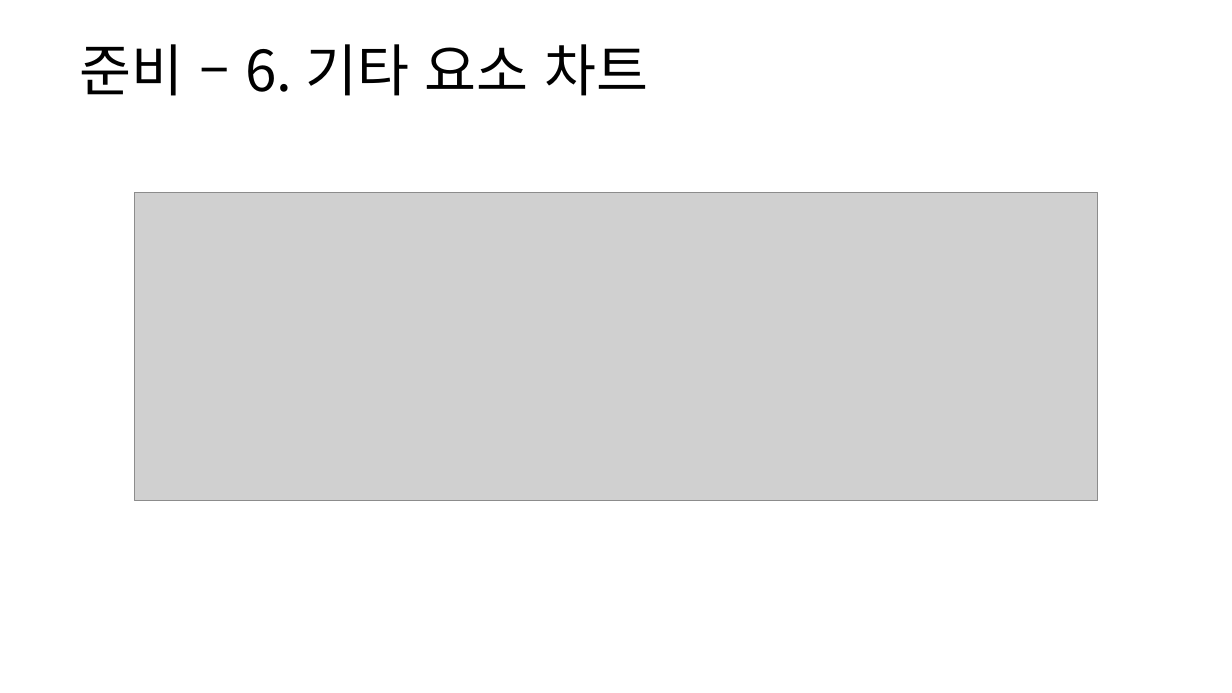
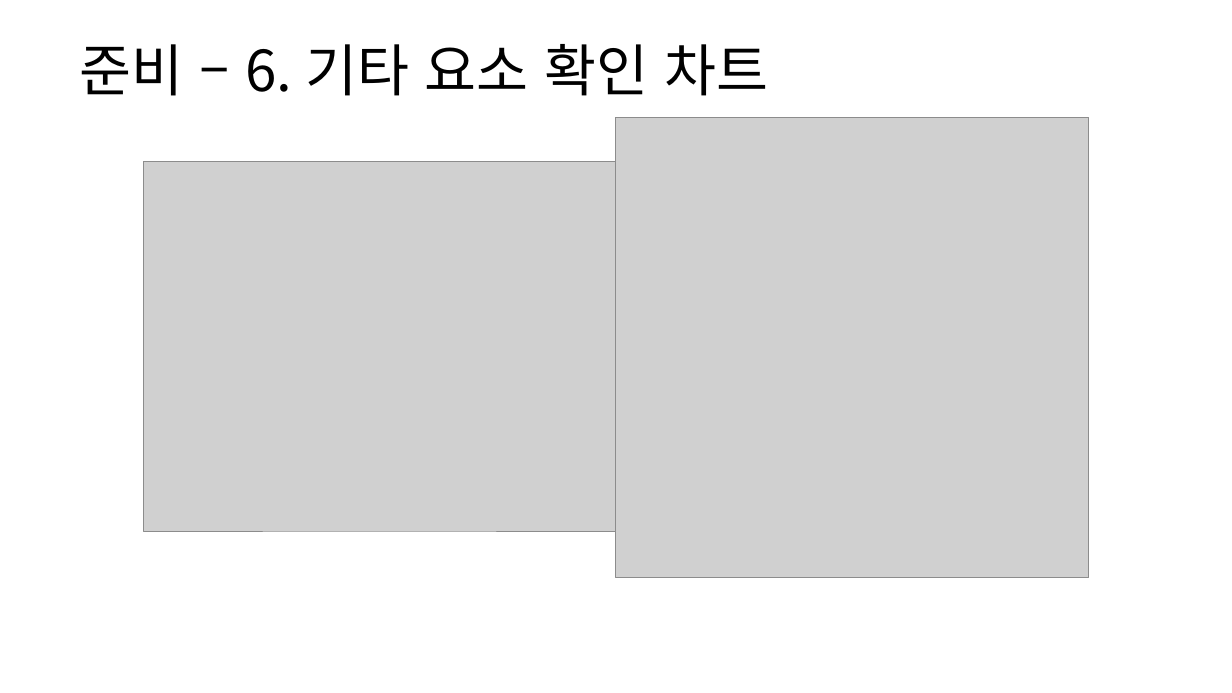
Before and after one commit to yjk0401/unityenginebasic_9th, a slide deck: slide 24 of 기획/방랑엽사전/스킬 시스템 기획서.pptx. Drawn at 1232x693 pixels with LibreOffice and Linux fonts; fonts in the diff are those of the drawing; grey boxes stand for pictures. Boxes give left, top, right and bottom in pixels: in the first picture for what was removed or moved away, otherwise in the second. Text is boxed around its words. In the diff, an @@ line names an element or a change of style, - is before the commit and + after.

```diff
--- a/기획/방랑엽사전/스킬 시스템 기획서.pptx
+++ b/기획/방랑엽사전/스킬 시스템 기획서.pptx
@@ text at <box>79,44,768,96</box>: text changed @@
-준비 – 6. 기타 요소 차트
+준비 – 6. 기타 요소 확인 차트
@@ picture added at <box>616,117,1090,579</box> @@
@@ picture added at <box>143,162,616,531</box> @@
@@ picture removed at <box>134,192,1098,501</box> @@
```
Also in this commit, not shown: 15 other slides changed, 12 other files.
